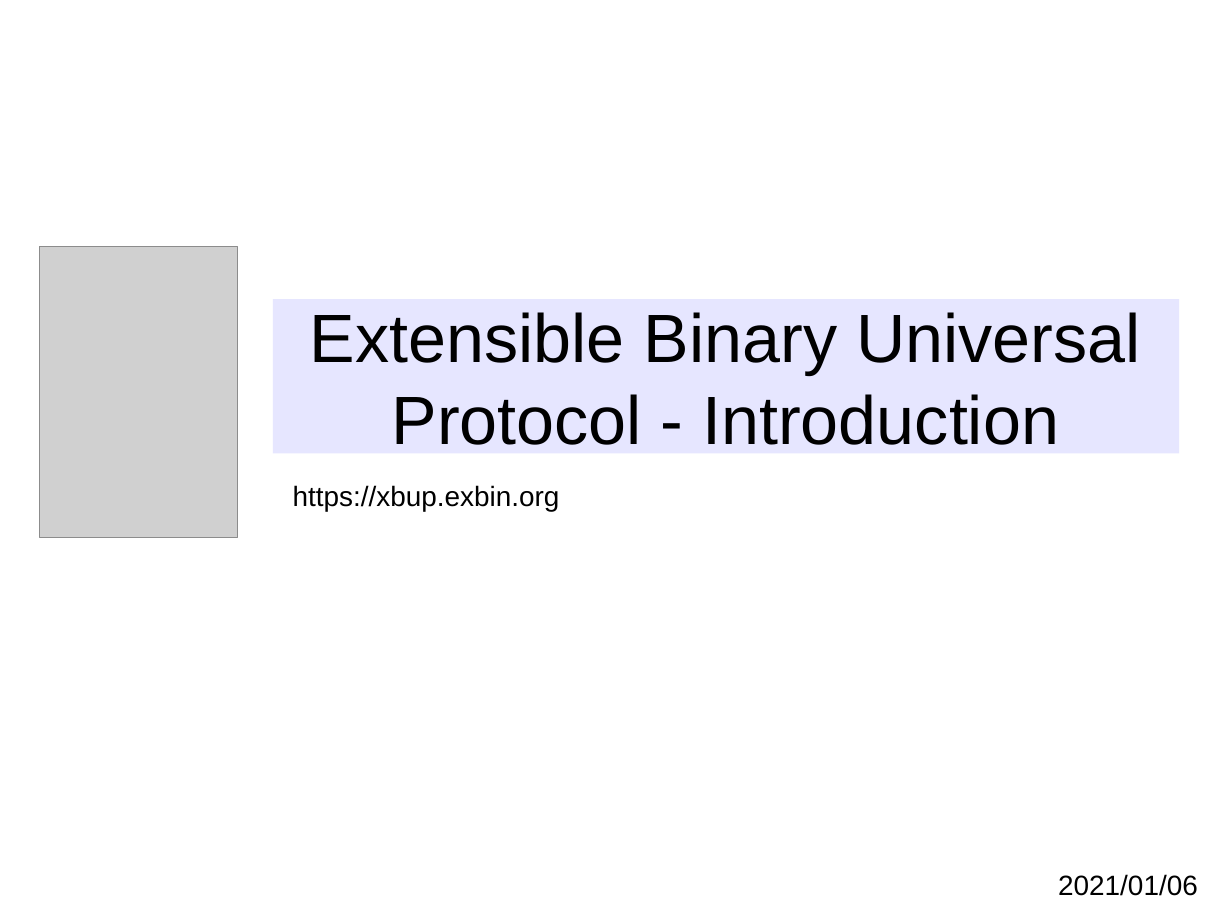
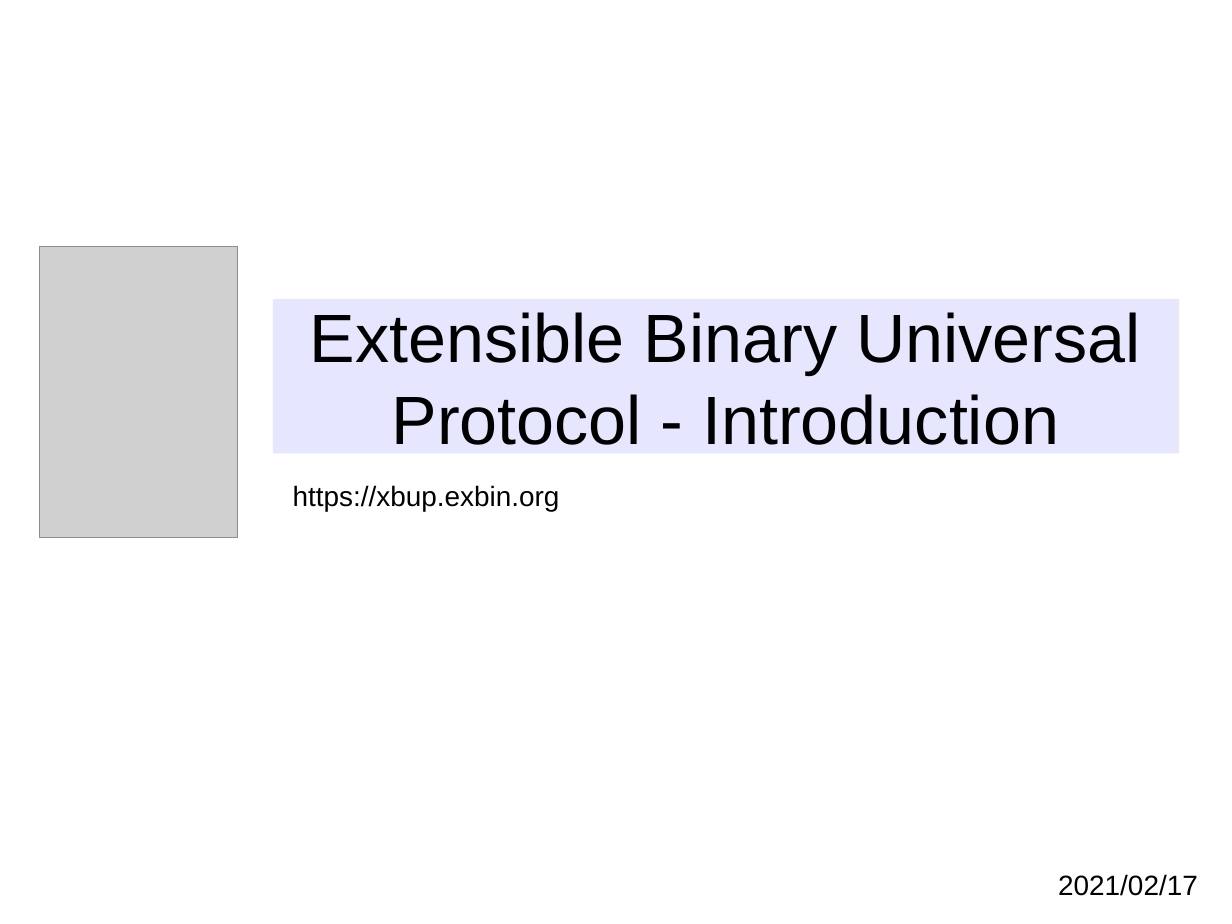
Before and after one commit to exbin/xbup-doc, a slide deck: slide 2 of presentation/xbup-introduction.odp. Drawn at 1232x924 pixels with LibreOffice and Linux fonts; fonts in the diff are those of the drawing; grey boxes stand for pictures; background and template pictures are left out. Boxes give left, top, right and bottom in pixels: in the first picture for what was removed or moved away, otherwise in the second. Text is boxed around its words. In the diff, an @@ line names an element or a change of style, - is before the commit and + after.

Commit message:
Introduction video 0.2.1 released

```diff
--- a/presentation/xbup-introduction.odp
+++ b/presentation/xbup-introduction.odp
@@ text at bbox=[1058, 874, 1198, 896]: text changed @@
-2021/01/06
+2021/02/17
```
Also in this commit, not shown: 1 other file.
